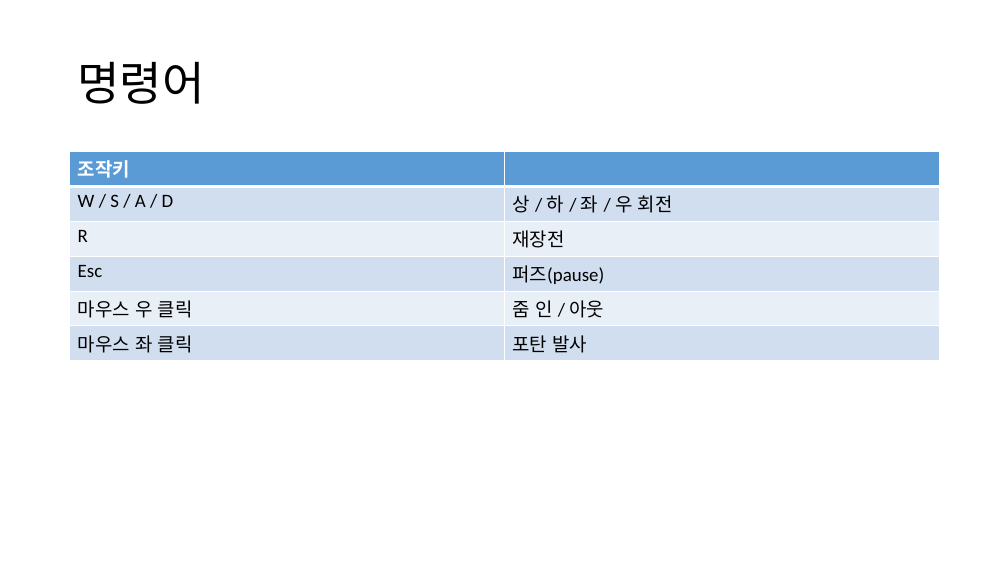
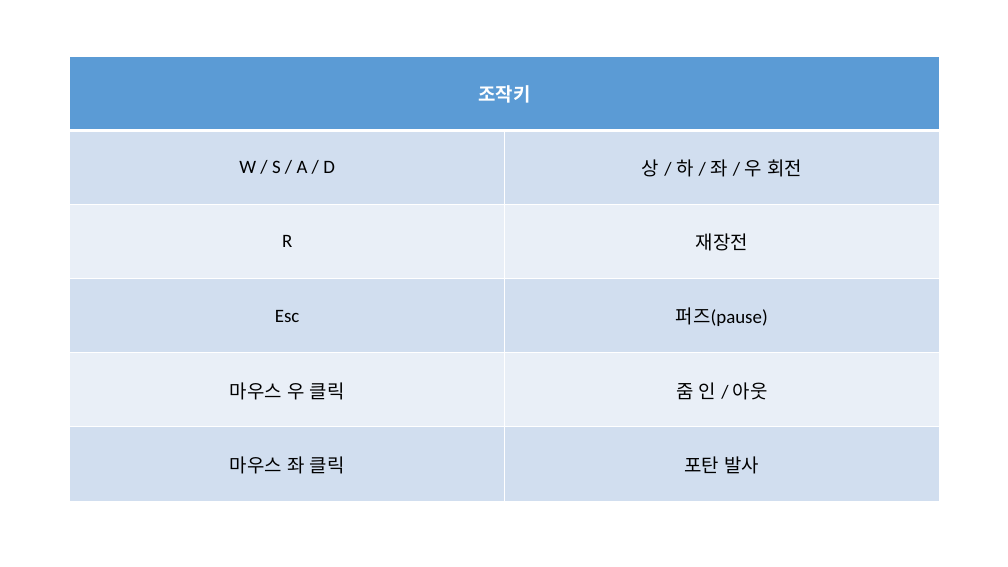
Before and after one commit to pcremnant/Computer-Graphics-Term-Project, a slide deck: slide 8 of 개발 결과 보고서.pptx (slide 6 before the commit). Drawn at 1008x567 pixels with LibreOffice and Linux fonts; fonts in the diff are those of the drawing. Boxes give left, top, right and bottom in pixels: in the first picture for what was removed or moved away, otherwise in the second. Text is boxed around its words. In the diff, an @@ line names an element or a change of style, - is before the commit and + after.

```diff
--- a/개발 결과 보고서.pptx
+++ b/개발 결과 보고서.pptx
@@ table at (70, 56, 939, 501) @@
@@ alignment left to centre @@
@@ table: place and size @@
-table at (70, 151, 939, 511)
+table at (70, 56, 939, 501)
@@ title removed at (77, 61, 204, 104) @@
-명령어
```
Also in this commit, not shown: 3 other slides changed, 2 slides added, 1 other file.
